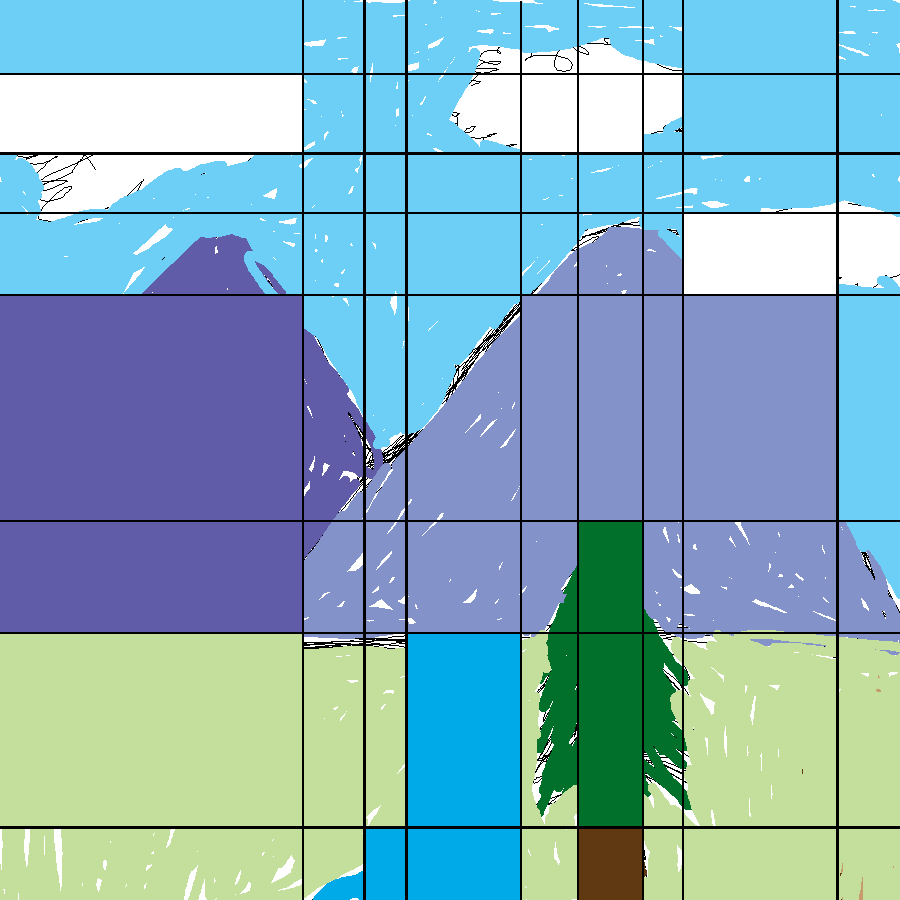
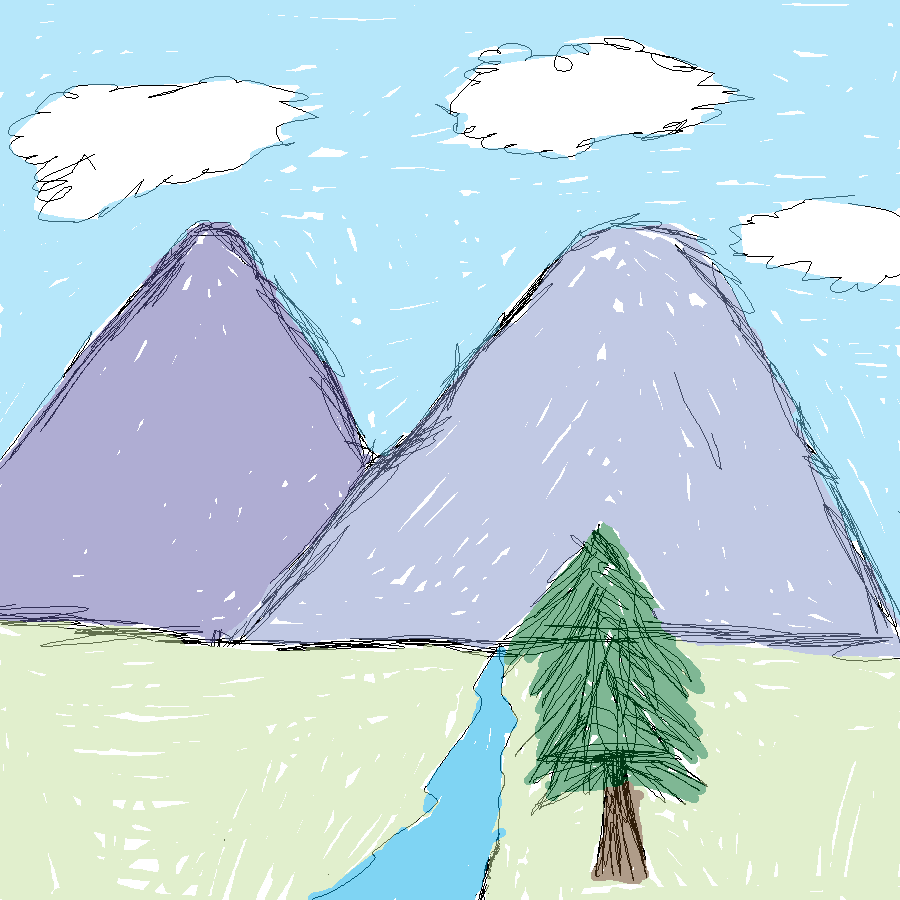
Comparing the layer stacks of the two 900 × 900 images. Changes:
hid "Shape 1" over [0, 0, 900, 900]
added layer "Layer 5" (50%) above "Layer 3" over [0, 0, 900, 900]
hid "Layer 3", opacity 100% → 50% over [0, 0, 900, 900]
added layer "Layer 4" over [0, 0, 900, 900]
